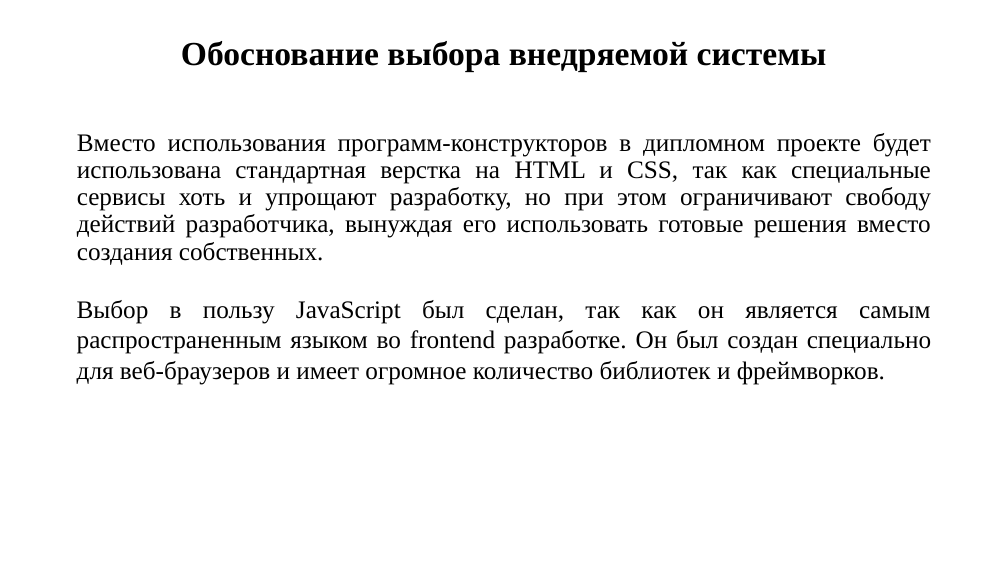
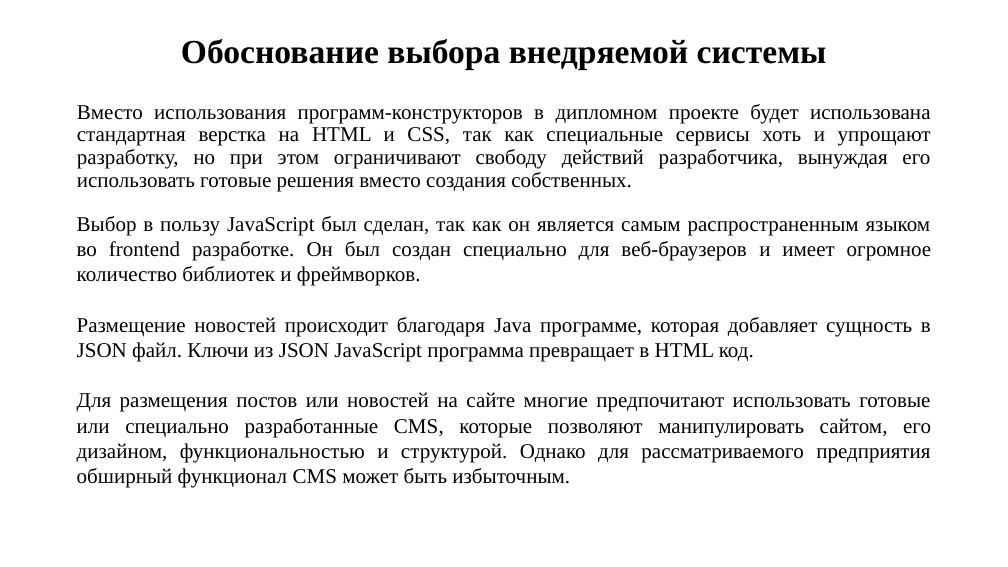
Before and after one commit to AtaevB/Commercial-Website-dev, a slide deck: slide 6 of презентация к диплому.pptx (slide 7 before the commit). Drawn at 1008x567 pixels with LibreOffice and Linux fonts; fonts in the diff are those of the drawing. Boxes give left, top, right and bottom in pixels: in the first picture for what was removed or moved away, otherwise in the second. Text is boxed around its words. In the diff, an @@ line names an element or a change of style, - is before the commit and + after.

```diff
--- a/презентация к диплому.pptx
+++ b/презентация к диплому.pptx
@@ text "Вместо использования программ-конструкторов в дипломном ...": place and size @@
-text "Вместо использования программ-конструкторов в дипломном ..." at box(77, 133, 931, 238)
+text "Вместо использования программ-конструкторов в дипломном ..." at box(77, 104, 931, 191)
@@ text "Вместо использования программ-конструкторов в дипломном ..." at box(77, 104, 931, 191): size 24 to 20 pt @@
@@ text "Выбор в пользу JavaScript был ...": place and size @@
-text "Выбор в пользу JavaScript был ..." at box(77, 300, 931, 385)
+text "Выбор в пользу JavaScript был ..." at box(77, 216, 931, 488)
@@ text at box(77, 216, 931, 286): size 24 to 20 pt in "Выбор в пользу JavaScript был сделан, так ..." @@
@@ text at box(77, 317, 931, 488): paragraphs added @@
+Размещение новостей происходит благодаря Java программе, которая добавляет сущность в JSON файл. Ключи из JSON JavaScript программа превращает в HTML код.
+Для размещения постов или новостей на сайте многие предпочитают использовать готовые или специально разработанные CMS, которые позволяют манипулировать сайтом, его дизайном, функциональностью и структурой. Однако для рассматриваемого предприятия обширный функционал CMS может быть избыточным.
```
Also in this commit, not shown: 2 other slides changed, 4 slides added, 4 slides removed, 41 other files.
